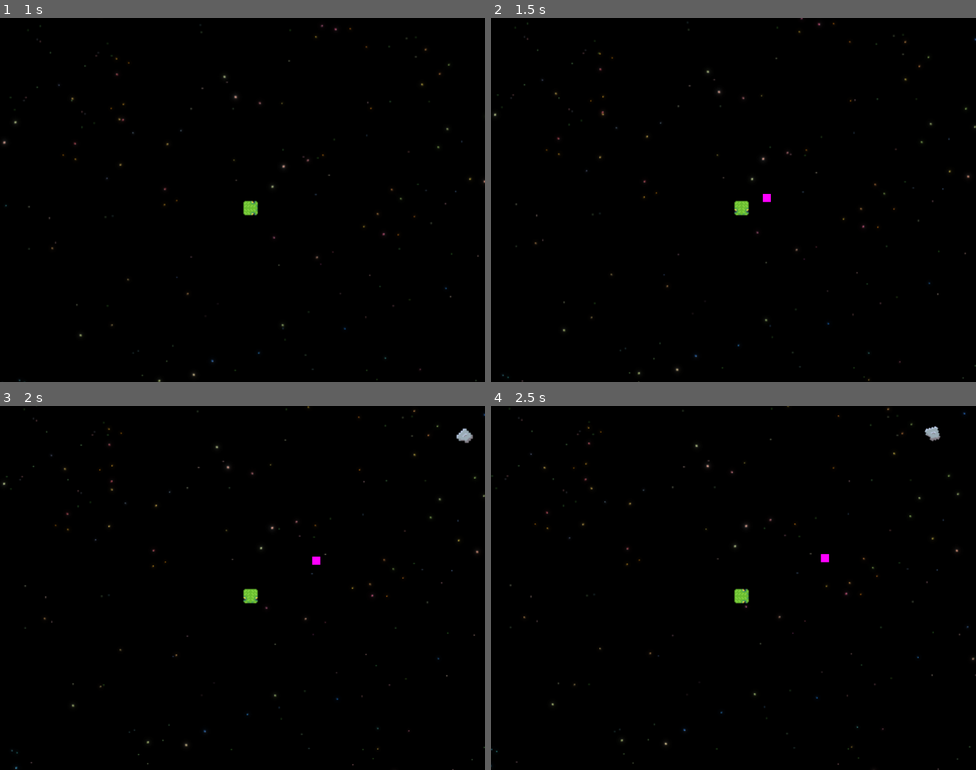
Above: before the commit, frames 1-4 (two rows, left to right).
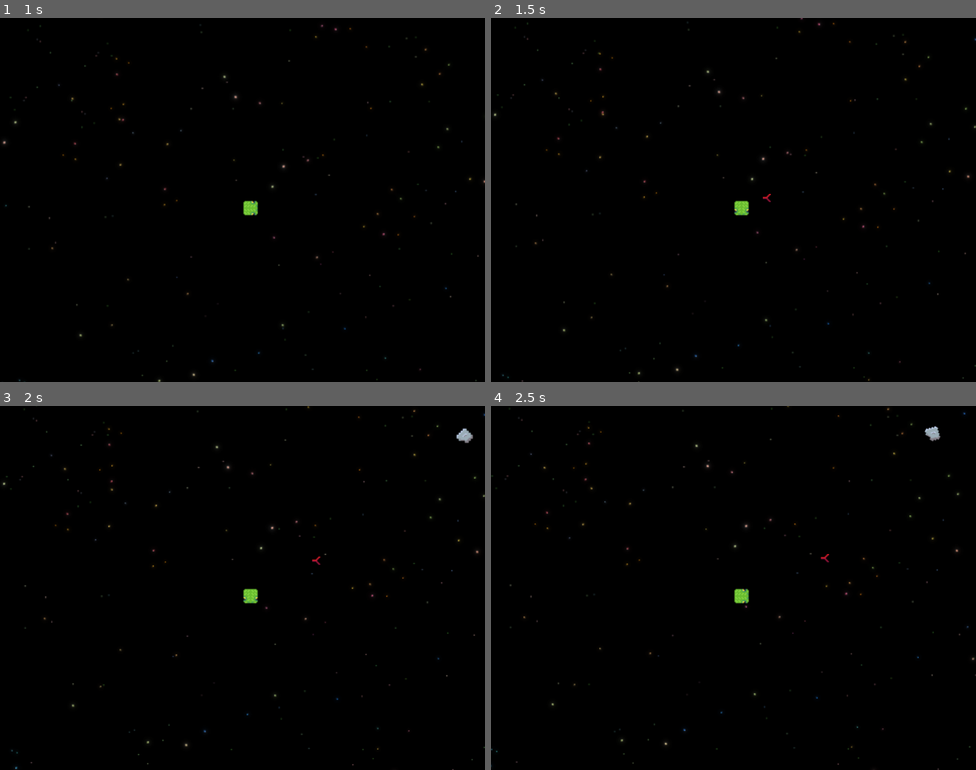
Above: after the commit, the same moments.

Repository: jaerrib/space-snake-survivor
Game: Godot game, scene res://scenes/level/level.tscn
The game is run twice, just before and just after one commit, with the same random seed, the same clock (stepped at 60 frames per second) and the same inputs.
Inputs:
- Up to frame 1 (1 s): hold D (right) from 0.53 s (still down); tap P (xp_spawn) at 0.6 s
- Up to frame 2 (1.5 s): release D (right) at 1.28 s; hold S (down) from 1.28 s (still down); tap P (xp_spawn) at 1.35 s
- Up to frame 3 (2 s): keep holding S (down)
- Up to frame 4 (2.5 s): release S (down) at 2.03 s; hold D (right) from 2.03 s (still down); tap P (xp_spawn) at 2.1 s

Frame 1 is identical in both runs. In frame 2, less than 0.1% of the frame differs, in the area x 55-58%, y 48-51%; in frame 3, less than 0.1%, in the area x 64-67%, y 41-44%; in frame 4, less than 0.1%.

Commit message:
Update projectile for base weapon

Diff:
--- a/scenes/base_projectile/base_projectile.gd
+++ b/scenes/base_projectile/base_projectile.gd
@@ -10,10 +10,6 @@
 @onready var sprite_2d: Sprite2D = $Sprite2D
 
 
-func _ready() -> void:
-	#sprite_2d.flip_h = _flip_sprite
-	pass
-
 func _process(delta: float) -> void:
 	position += _direction * _speed * delta
 
@@ -21,7 +17,6 @@
 func setup(direction: Vector2, speed: float, damage: int, penetration: int) -> void:
 	_direction = direction.normalized()
 	_speed = speed
-	#_flip_sprite = flip_sprite
 	_damage = damage
 	_penetration = penetration
 
--- a/scenes/snake_attack_1/snake_attack_1.gd
+++ b/scenes/snake_attack_1/snake_attack_1.gd
@@ -15,7 +15,7 @@
 
 func _on_timer_timeout() -> void:
 	var player: Snake = get_tree().get_first_node_in_group("player")
-	var player_pos: Vector2 = Vector2(player.global_position.x + 4, player.global_position.y + 4)
+	var player_pos: Vector2 = Vector2(player.global_position.x + 8, player.global_position.y + 8)
 	var direction: Vector2 = player.move_direction
 	var projectile_speed: float = player.speed + speed_modifier
 	SignalManager.on_create_projectile.emit(
--- /dev/null
+++ b/scenes/snake_projectile_1/snake_projectile_1.gd
@@ -0,0 +1,16 @@
+extends BaseProjectile
+
+
+func _ready() -> void:
+	rotate_sprite()
+
+func rotate_sprite() -> void:
+	match _direction:
+		Vector2.UP:
+			sprite_2d.rotation_degrees = 180
+		Vector2.DOWN:
+			sprite_2d.rotation_degrees = 0
+		Vector2.LEFT:
+			sprite_2d.rotation_degrees = 90
+		Vector2.RIGHT:
+			sprite_2d.rotation_degrees = -90
--- a/scenes/snake_projectile_1/snake_projectile_1.tscn
+++ b/scenes/snake_projectile_1/snake_projectile_1.tscn
@@ -1,6 +1,8 @@
-[gd_scene load_steps=3 format=3 uid="uid://c57ku4k1cuecy"]
+[gd_scene load_steps=5 format=3 uid="uid://c57ku4k1cuecy"]
 
 [ext_resource type="PackedScene" uid="uid://bhfu5ipauvtoc" path="res://scenes/base_projectile/base_projectile.tscn" id="1_ym41x"]
+[ext_resource type="Script" uid="uid://l5q5nsypywt3" path="res://scenes/snake_projectile_1/snake_projectile_1.gd" id="2_p5qym"]
+[ext_resource type="Texture2D" uid="uid://bm6o08o7akrj2" path="res://assets/player/projectile_1.png" id="2_vb5hh"]
 
 [sub_resource type="RectangleShape2D" id="RectangleShape2D_8ueuq"]
 size = Vector2(8, 8)
@@ -8,18 +10,16 @@
 [node name="SnakeProjectile1" instance=ExtResource("1_ym41x")]
 collision_layer = 16
 collision_mask = 4
+script = ExtResource("2_p5qym")
 
 [node name="VisibleOnScreenNotifier2D" parent="." index="0"]
-position = Vector2(4, 4)
+position = Vector2(2.38419e-07, 2.38419e-07)
 scale = Vector2(0.4, 0.4)
 
-[node name="ColorRect" type="ColorRect" parent="." index="2"]
-offset_right = 8.0
-offset_bottom = 8.0
-color = Color(1, 0, 1, 1)
+[node name="Sprite2D" parent="." index="1"]
+texture = ExtResource("2_vb5hh")
 
-[node name="CollisionShape2D" parent="." index="3"]
-position = Vector2(4, 4)
+[node name="CollisionShape2D" parent="." index="2"]
 shape = SubResource("RectangleShape2D_8ueuq")
 
 [connection signal="area_entered" from="." to="." method="_on_area_entered"]
Binary file added: assets/player/projectile_1.png
Not shown, added: assets/player/projectile_1.png.import
Not shown, added: scenes/snake_projectile_1/snake_projectile_1.gd.uid
